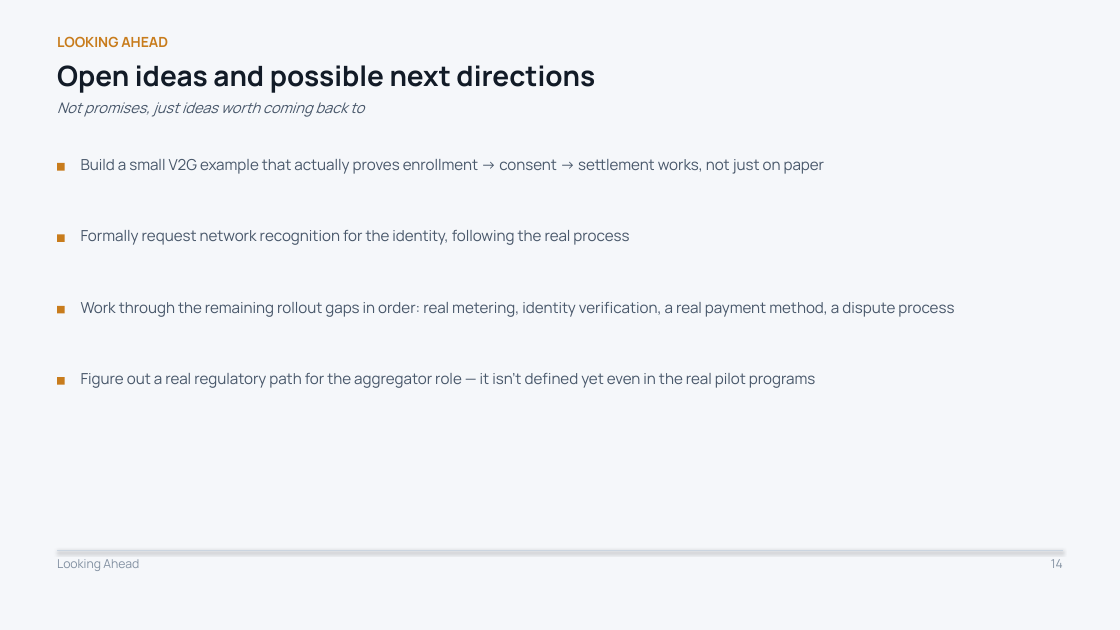
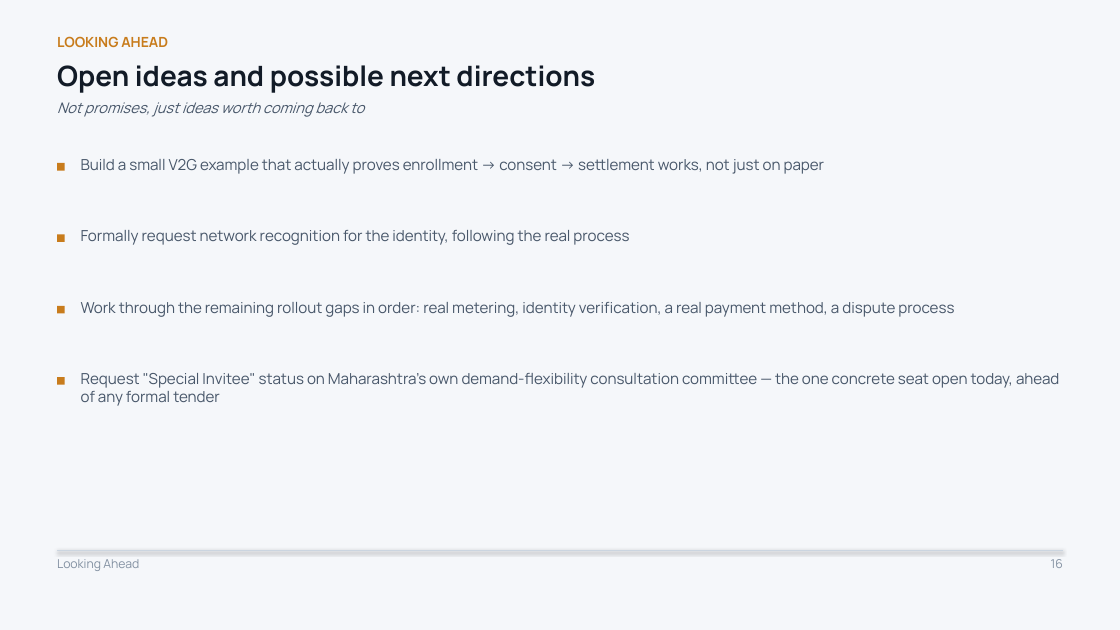
Before and after one commit to Sanjay-dev22/personal-deg, a slide deck: slide 16 of work-record/DEG-IES-Work-Record.pptx (slide 14 before the commit). Drawn at 1120x630 pixels with LibreOffice and Linux fonts; fonts in the diff are those of the drawing. Boxes give left, top, right and bottom in pixels: in the first picture for what was removed or moved away, otherwise in the second. Text is boxed around its words. In the diff, an @@ line names an element or a change of style, - is before the commit and + after.

```diff
--- a/work-record/DEG-IES-Work-Record.pptx
+++ b/work-record/DEG-IES-Work-Record.pptx
@@ text at <box>81,373,1059,406</box>: text changed @@
-Figure out a real regulatory path for the aggregator role — it isn't defined yet even in the real pilot programs
+Request "Special Invitee" status on Maharashtra's own demand-flexibility consultation committee — the one concrete seat open today, ahead of any formal tender
@@ text at <box>1051,559,1063,568</box>: text changed @@
-14
+16
```
Also in this commit, not shown: 1 other slide changed, 2 slides added.
